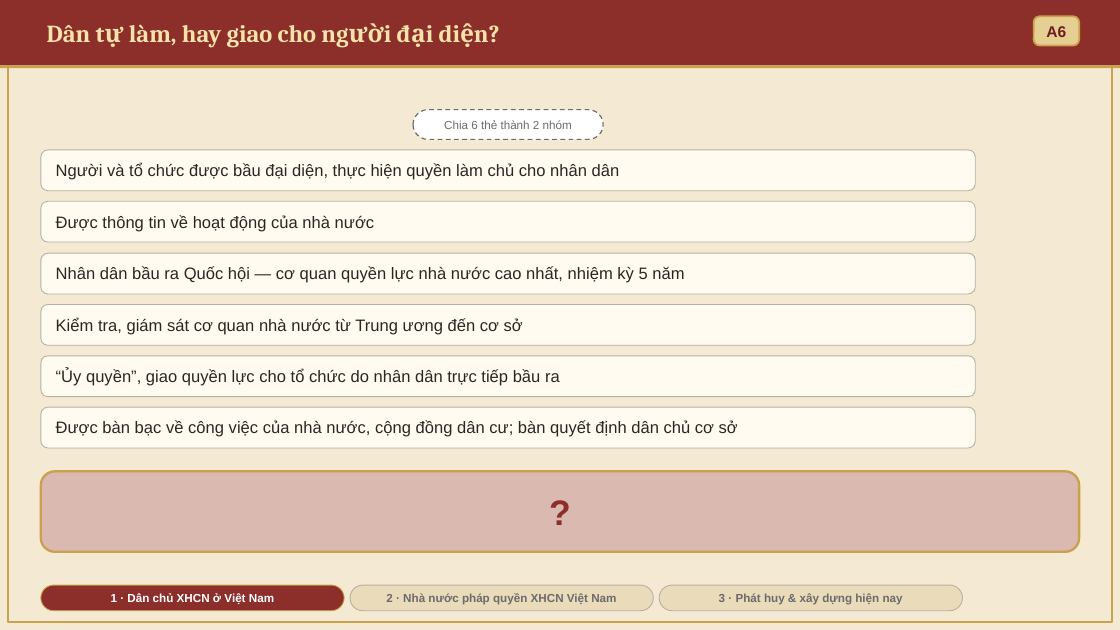
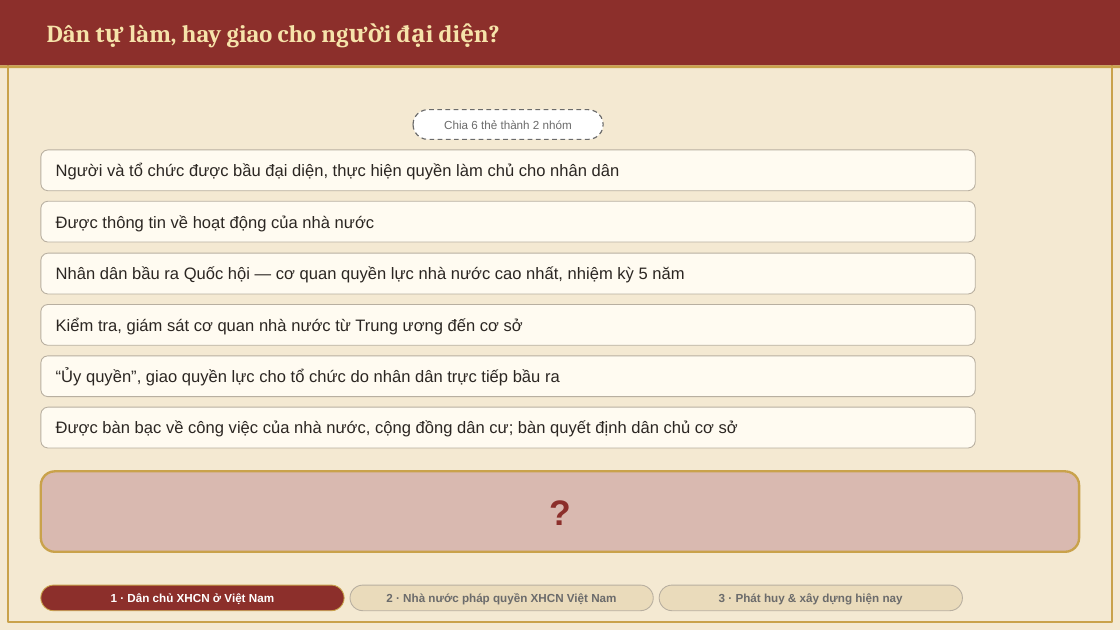
Before and after one commit to DatHoQuoc/mln122, a slide deck: slide 9 of mln133/MLN131_Chuong4_MucIII.pptx. Drawn at 1120x630 pixels with LibreOffice and Linux fonts; fonts in the diff are those of the drawing. Boxes give left, top, right and bottom in pixels: in the first picture for what was removed or moved away, otherwise in the second. Text is boxed around its words. In the diff, an @@ line names an element or a change of style, - is before the commit and + after.

```diff
--- a/mln133/MLN131_Chuong4_MucIII.pptx
+++ b/mln133/MLN131_Chuong4_MucIII.pptx
@@ rounded rectangle removed at [1034, 16, 1079, 45] @@
-A6
```
Also in this commit, not shown: 25 other slides changed, 4 other files.
